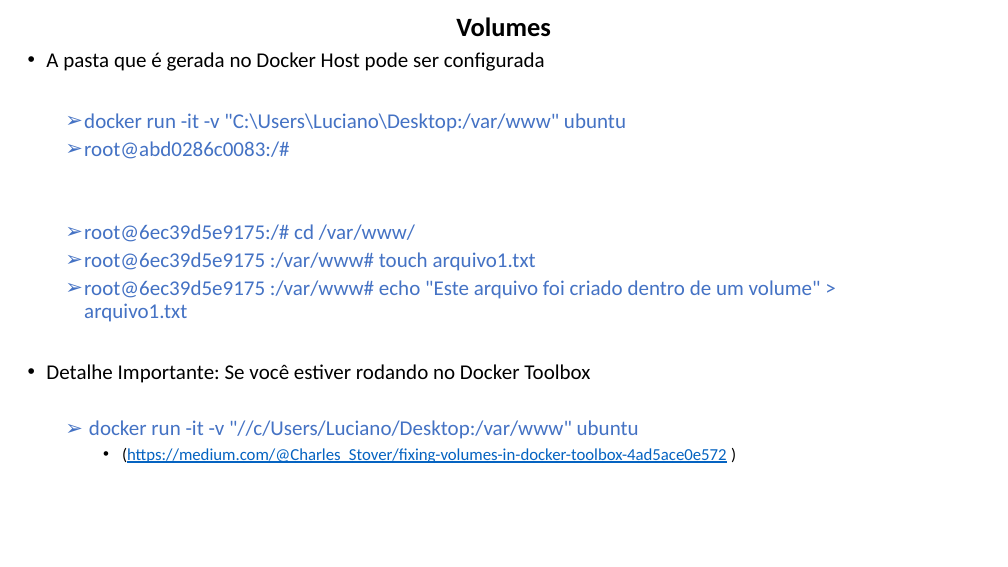
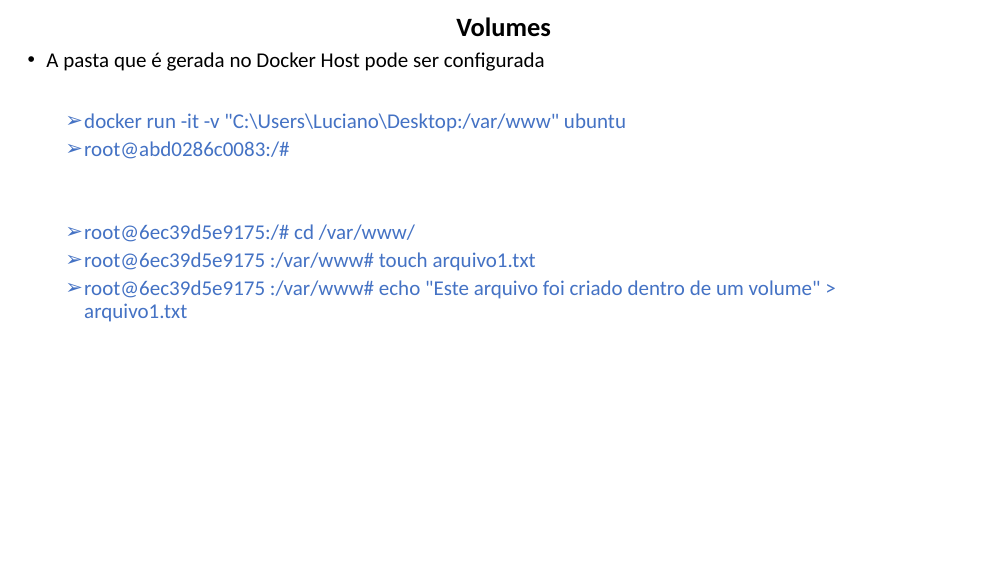
Before and after one commit to lacsousa/learning-docker, a slide deck: slide 18 of docs/docker-resumo.pptx. Drawn at 1008x567 pixels with LibreOffice and Linux fonts; fonts in the diff are those of the drawing. Boxes give left, top, right and bottom in pixels: in the first picture for what was removed or moved away, otherwise in the second. Text is boxed around its words. In the diff, an @@ line names an element or a change of style, - is before the commit and + after.

Commit message:
Ajustes apresentação para volumes no Docker Toolbox

```diff
--- a/docs/docker-resumo.pptx
+++ b/docs/docker-resumo.pptx
@@ text at [46, 364, 727, 463]: paragraphs removed @@
-  • Detalhe Importante: Se você estiver rodando no Docker Toolbox
-  ➢ docker run -it -v "//c/Users/Luciano/Desktop:/var/www" ubuntu
-    • (https://medium.com/@Charles_Stover/fixing-volumes-in-docker-toolbox-4ad5ace0e572 )
```
Also in this commit, not shown: 1 other slide changed, 1 slide added.
